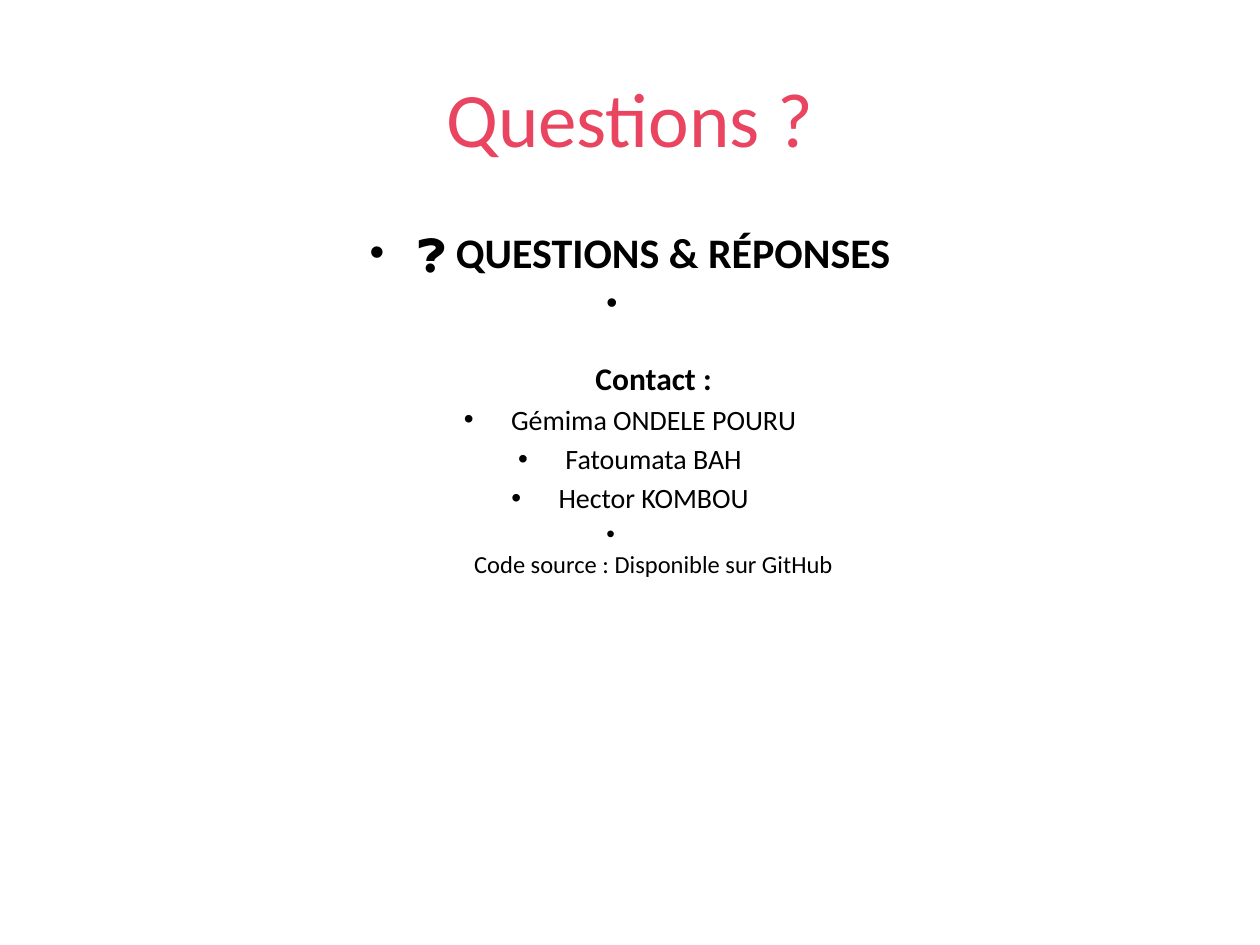
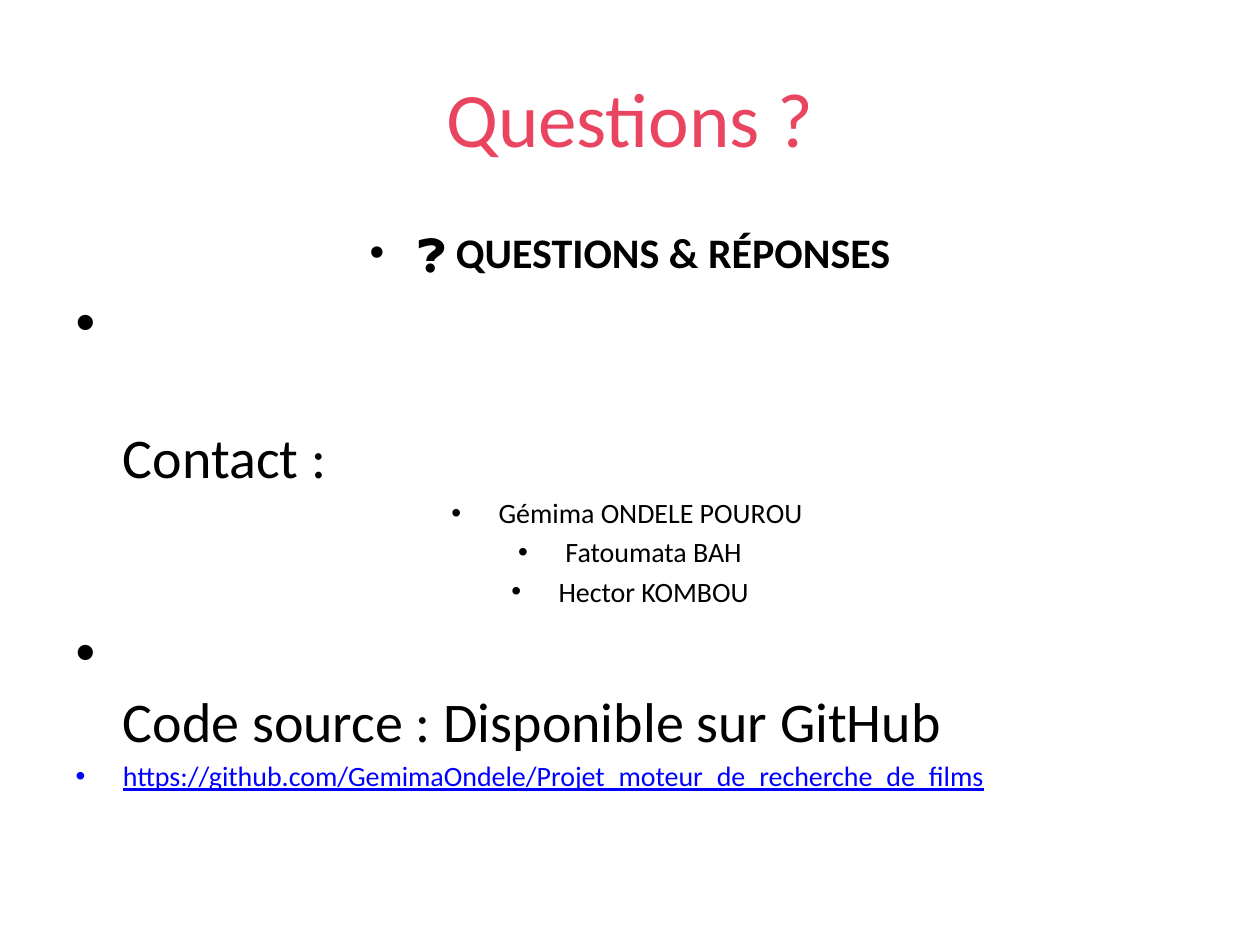
Before and after one commit to GemimaOndele/Projet_moteur_de_recherche_de_films, a slide deck: slide 30 of MovieMood_Presentation.pptx. Drawn at 1260x945 pixels with LibreOffice and Linux fonts; fonts in the diff are those of the drawing. Boxes give left, top, right and bottom in pixels: in the first picture for what was removed or moved away, otherwise in the second. Text is boxed around its words. In the diff, an @@ line names an element or a change of style, - is before the commit and + after.

```diff
--- a/MovieMood_Presentation.pptx
+++ b/MovieMood_Presentation.pptx
@@ text at [123, 441, 941, 751]: size 18 to 32 pt, bold off in "Contact :"; size 14 to 32 pt in "Code source : Disponible sur GitHub"; alignment centre to left; more space between paragraphs @@
@@ text at [499, 503, 803, 524]: text changed @@
-• Gémima ONDELE POURU
+• Gémima ONDELE POUROU
@@ text at [123, 766, 983, 791]: paragraph added @@
+• https://github.com/GemimaOndele/Projet_moteur_de_recherche_de_films
```
Also in this commit, not shown: 19 other slides changed, 4 other files.
